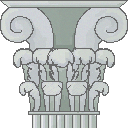
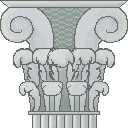
Layered file, before and after one edit (128 x 128). Changes by layer:
added layer "Layer 8" (69%) above "Layer 7" over 43, 8, 83, 49
added layer "Layer 7" (70%) above "Layer 6" over 40, 8, 87, 50
